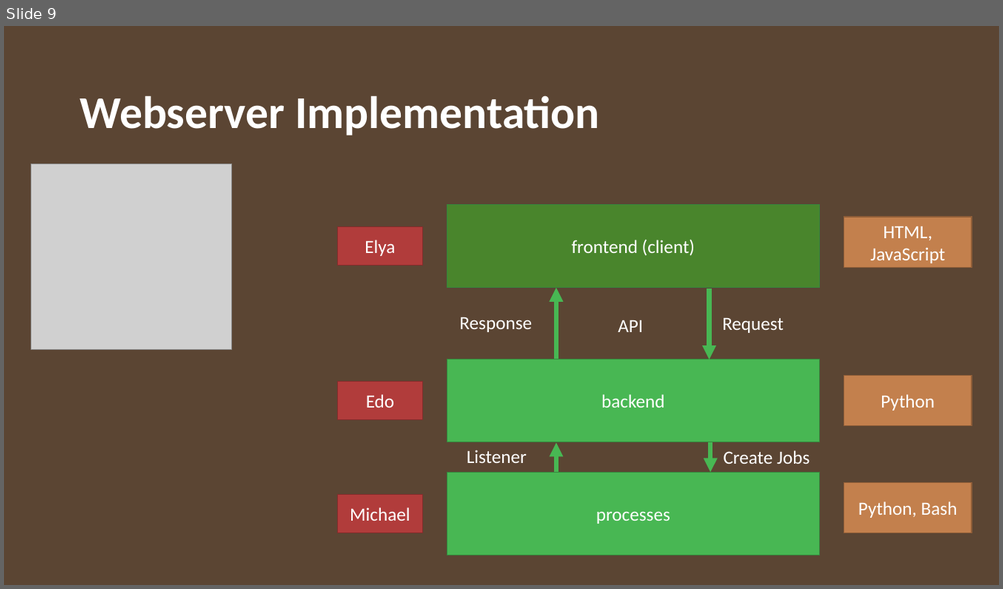
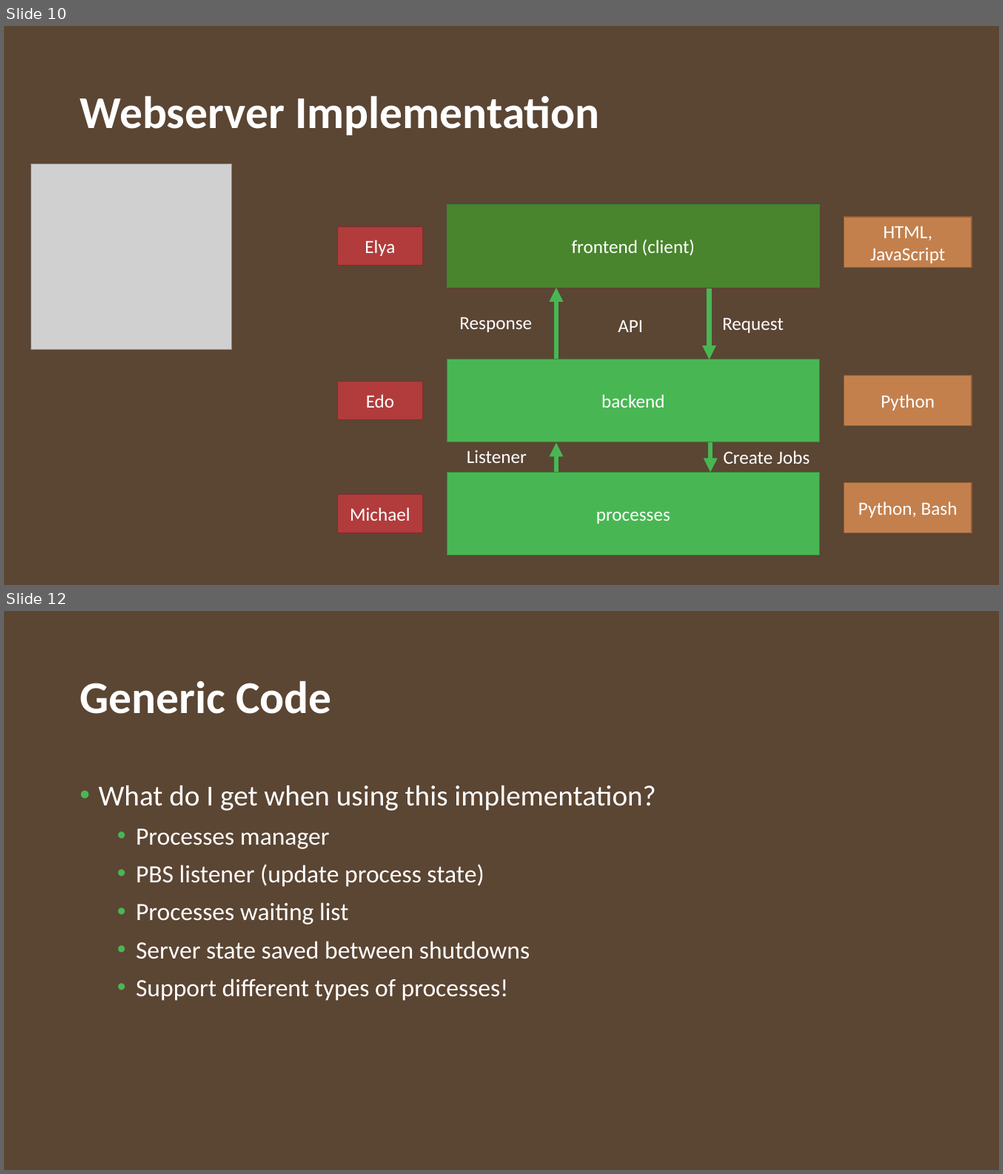
Before and after one commit to JuanParker1/NgsReadClearEngine, a slide deck: design/GenomeFltr_Server_1.pptx. Shown one above the other, each under a label of ours: slide 9 before the commit, slides 10 and 12 after it; the slides between them are not shown. The pictures are 1003x589 and 1003x1174 pixels, drawn with LibreOffice and Linux fonts; fonts in the diff are those of the drawing; grey boxes stand for pictures; background and template pictures are left out. Boxes give left, top, right and bottom in pixels: in the first picture for what was removed or moved away, otherwise in the second. Text is boxed around its words. In the diff, an @@ line names an element or a change of style, - is before the commit and + after.

```diff
--- a/design/GenomeFltr_Server_1.pptx
+++ b/design/GenomeFltr_Server_1.pptx
@@ slide 12 added at (4, 611, 999, 1170), background #FFFFFF; not listed: 1 template element that a slide beside it also shows @@
@@ title added at (79, 681, 332, 714), 44 pt, text #FFFFFF, bold @@
+Generic Code
@@ text added at (99, 785, 655, 1001), 24 pt, text #FFFFFF @@
+• What do I get when using this implementation?
+  • Processes manager
+  • PBS listener (update process state)
+  • Processes waiting list
+  • Server state saved between shutdowns
+  • Support different types of processes!
@@ what was slide 9 is now slide 10 @@
```
Also in this commit, not shown: 2 slides changed, 14 other slides added, 1 slide removed, 1 other file.
